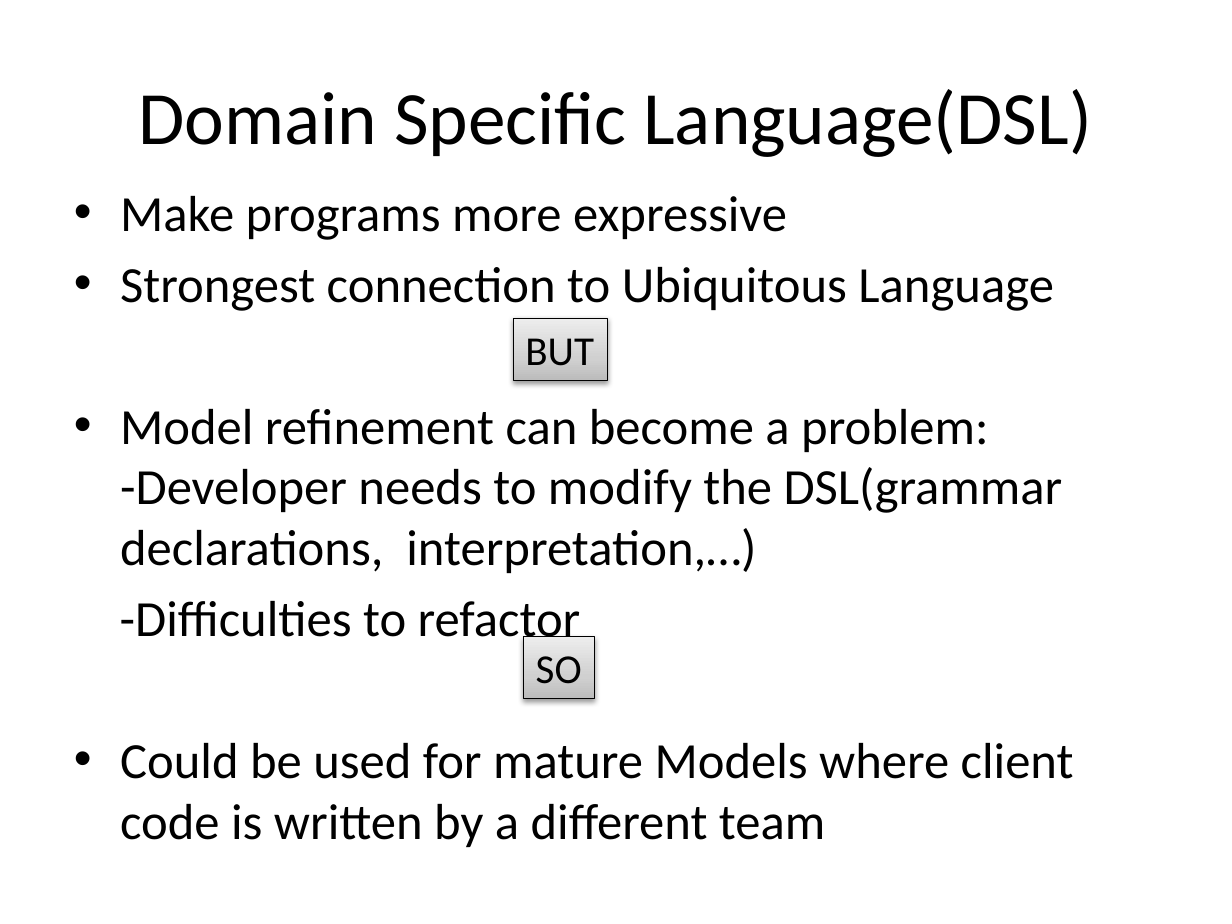
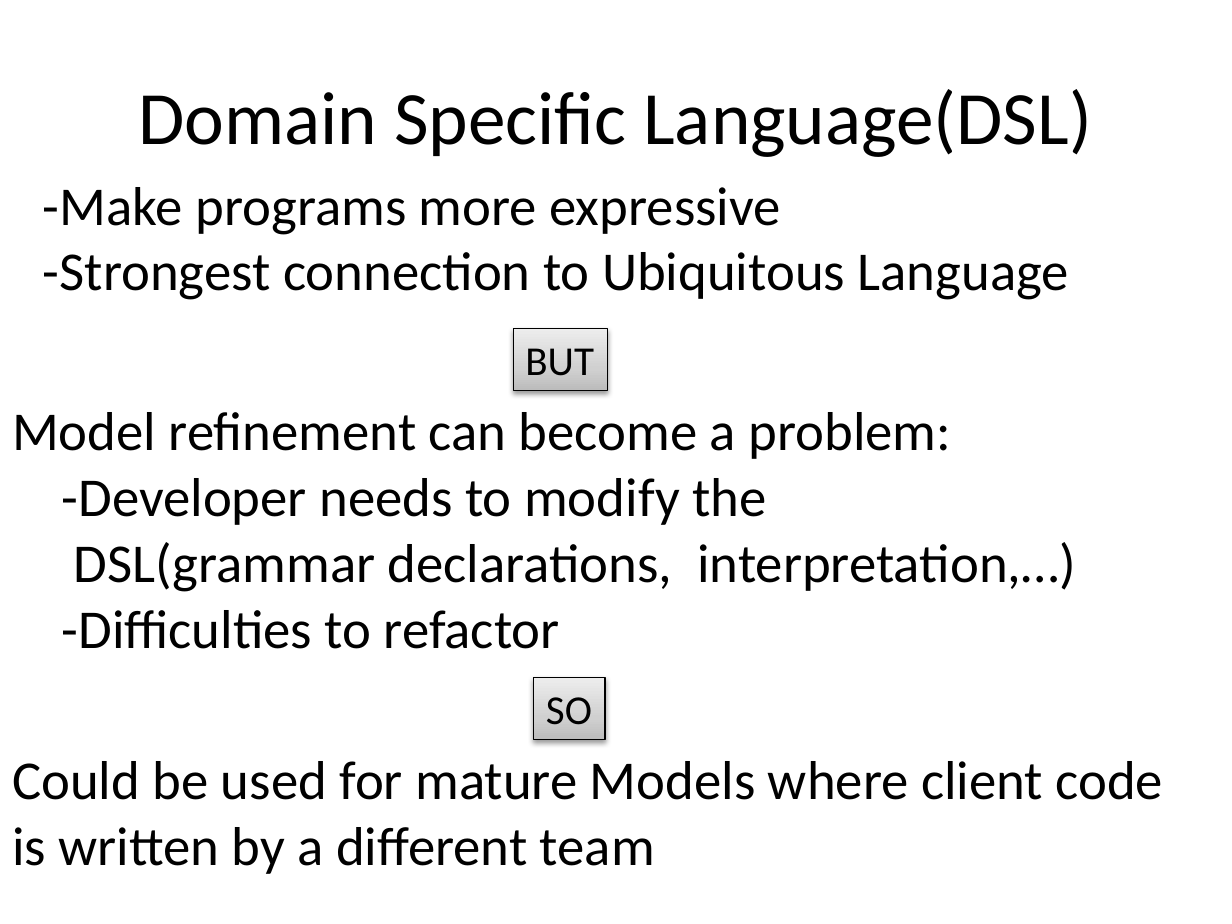
Before and after one commit to arturtv/dddpresentation, a slide deck: slide 54 of Domain-DrivenDesign.A.Trosin.pptx. Drawn at 1232x924 pixels with LibreOffice and Linux fonts; fonts in the diff are those of the drawing. Boxes give left, top, right and bottom in pixels: in the first picture for what was removed or moved away, otherwise in the second. Text is boxed around its words. In the diff, an @@ line names an element or a change of style, - is before the commit and + after.

```diff
--- a/Domain-DrivenDesign.A.Trosin.pptx
+++ b/Domain-DrivenDesign.A.Trosin.pptx
@@ text added at [43, 187, 1069, 300], 32 pt, text #000000 @@
+-Make programs more expressive
+-Strongest connection to Ubiquitous Language
@@ text removed at [120, 196, 1074, 847] @@
-• Make programs more expressive
-• Strongest connection to Ubiquitous Language
-• Model refinement can become a problem: -Developer needs to modify the DSL(grammar declarations, interpretation,…)
--Difficulties to refactor
-• Could be used for mature Models where client code is written by a different team
@@ rectangle "BUT": place and size @@
-rectangle "BUT" at [514, 318, 607, 379]
+rectangle "BUT" at [514, 329, 607, 391]
@@ text added at [12, 412, 1076, 649], 32 pt, text #000000 @@
+Model refinement can become a problem:
+-Developer needs to modify the
+DSL(grammar declarations, interpretation,…)
+-Difficulties to refactor
@@ rectangle "SO": place and size @@
-rectangle "SO" at [524, 637, 595, 699]
+rectangle "SO" at [533, 678, 605, 739]
@@ text added at [12, 761, 1164, 874], 32 pt, text #000000 @@
+Could be used for mature Models where client code
+is written by a different team
```
Also in this commit, not shown: 5 other slides changed.
